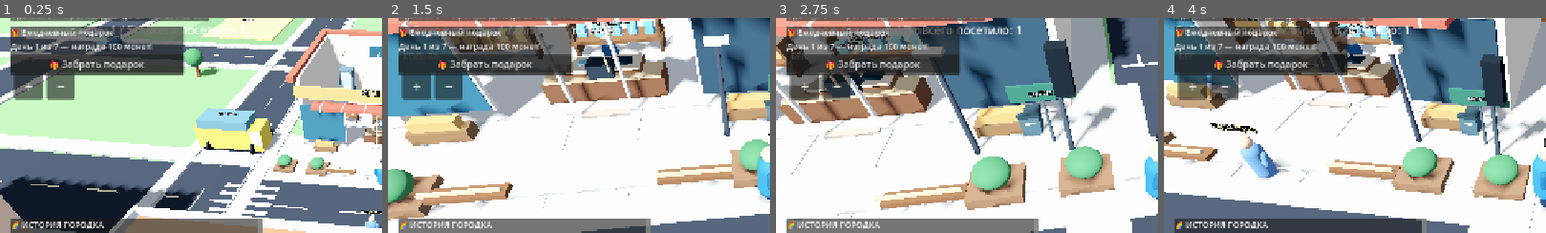
Above: before the commit, frames 1-4 (left to right).
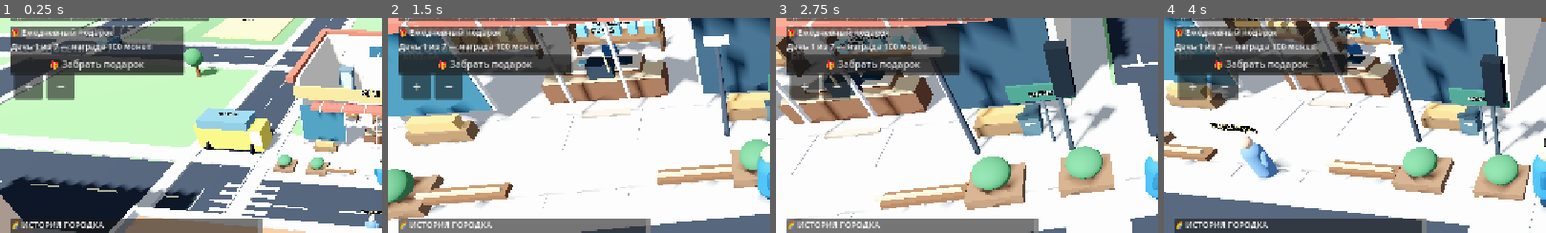
Above: after the commit, the same moments.

Repository: uchihabaha05-del/MINI-WORLD-TYCOON
Game: Godot game, scene res://scenes/Main.tscn
The game is run twice, just before and just after one commit, with the same random seed, the same clock (stepped at 60 frames per second) and the same inputs.
Inputs (mouse positions are % of the whole screen's width and height, from its top left):
- Up to frame 1 (0.25 s): no input
- Up to frame 2 (1.5 s): tap Enter at 0.5 s; move the mouse to (72, 45) at 0.52 s; hold D 0.53-1.25 s; hold Shift 0.53-1.25 s; click (72, 45) at 0.67 s; tap Space at 0.77 s; drag from (30, 55) to (45, 70) at 1.27 s
- Up to frame 3 (2.75 s): move the mouse to (60, 28) at 2.02 s; hold D from 2.03 s (still down); hold Shift from 2.03 s (still down)
- Up to frame 4 (4 s): release D at 2.75 s; release Shift at 2.75 s; drag from (45, 70) to (20, 35) at 2.77 s; move the mouse to (80, 65) at 3.52 s; hold A from 3.53 s (still down); hold Shift from 3.53 s (still down); tap Space at 3.77 s
The pictures show only the part of the screen within x 0-50%, y 14-64%; the shares and areas given below are measured in that part.

The runs differ from the first frame. In frame 1, 0.4% of the frame differs, in the area x 3-64%, y 3-16%; in frame 2, 0.6%; in frame 3, 0.8%; in frame 4, 0.6%.

Commit message:
Show live visitor capacity in customer counter

Diff:
--- a/scripts/player_and_customers.gd
+++ b/scripts/player_and_customers.gd
@@ -517,7 +517,7 @@
 	customer_count += 1
 	active_customers += 1
 	if customer_label:
-		customer_label.text = "Сейчас в городе: %d / %d\\nВсего посетило: %d" % [active_customers, _get_customer_capacity(), customer_count]
+		customer_label.text = "Сейчас в городе: %d / %d\nВсего посетило: %d" % [active_customers, _get_customer_capacity(), customer_count]
 	var customer := Node3D.new()
 	customer.name = "Customer_%d" % customer_count
 	var spawn_position := Vector3(-15.0 + float((customer_count % 3) - 1) * 2.5, 0.0, 2.0)
